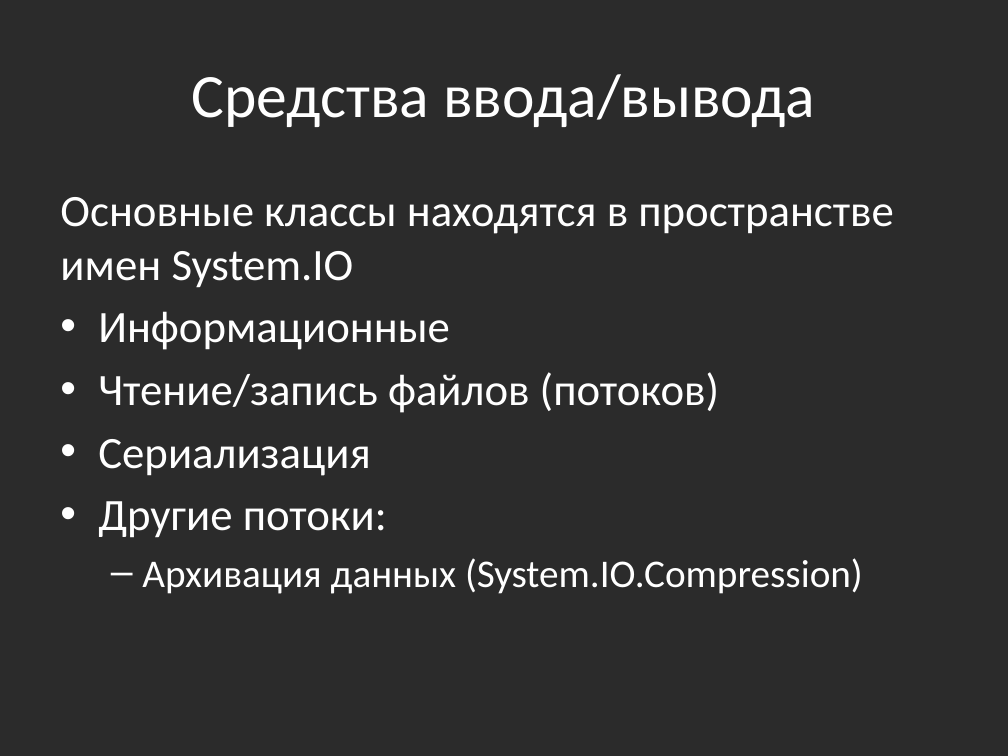
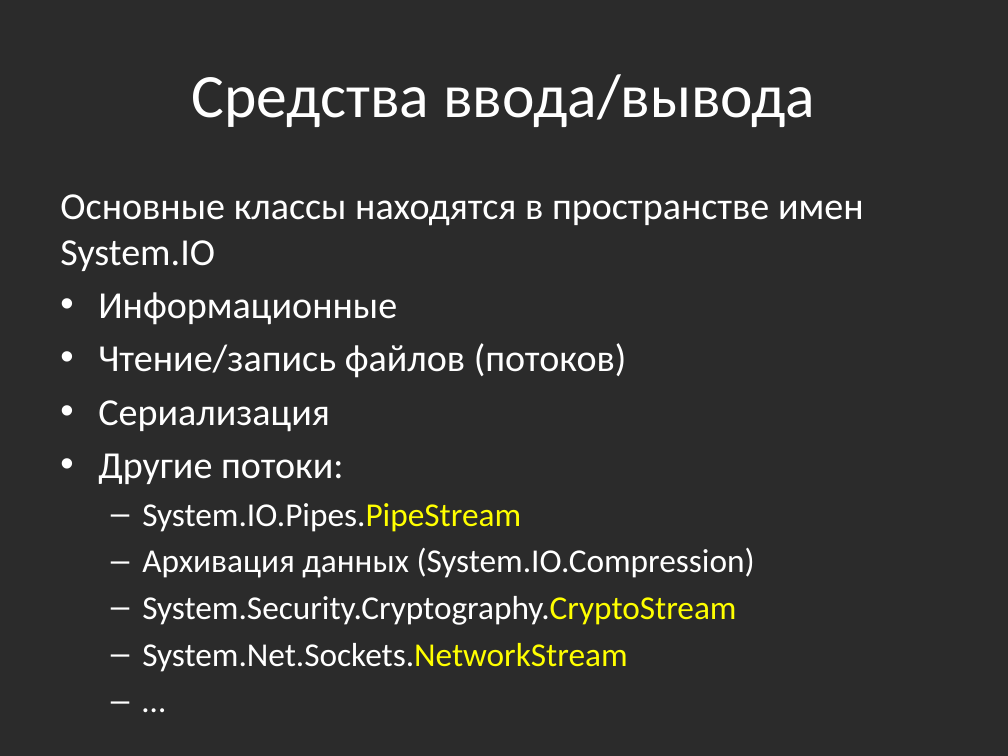
Before and after one commit to bazile/Training, a slide deck: slide 11 of Presentation/lesson-04-io.pptx. Drawn at 1008x756 pixels with LibreOffice and Linux fonts; fonts in the diff are those of the drawing; background and template pictures are left out; a plain dark background stands for a picture behind light text. Boxes give left, top, right and bottom in pixels: in the first picture for what was removed or moved away, otherwise in the second. Text is boxed around its words. In the diff, an @@ line names an element or a change of style, - is before the commit and + after.

```diff
--- a/Presentation/lesson-04-io.pptx
+++ b/Presentation/lesson-04-io.pptx
@@ text at (x1=60, y1=194, x2=864, y2=578): size 32 to 27.2 pt in "Основные классы находятся в пространстве имен System.IO", "Информационные", "Чтение/запись файлов (потоков)", "Сериализация" and 1 more places; size 28 to 23.8 pt in "Архивация данных (System.IO.Compression)" @@
@@ text at (x1=142, y1=503, x2=521, y2=532): paragraph added @@
+  – System.IO.Pipes.PipeStream
@@ text at (x1=142, y1=596, x2=736, y2=672): paragraphs added @@
+  – System.Security.Cryptography.CryptoStream
+  – System.Net.Sockets.NetworkStream
+  – …
```
Also in this commit, not shown: 1 slide added, 26 other files.
